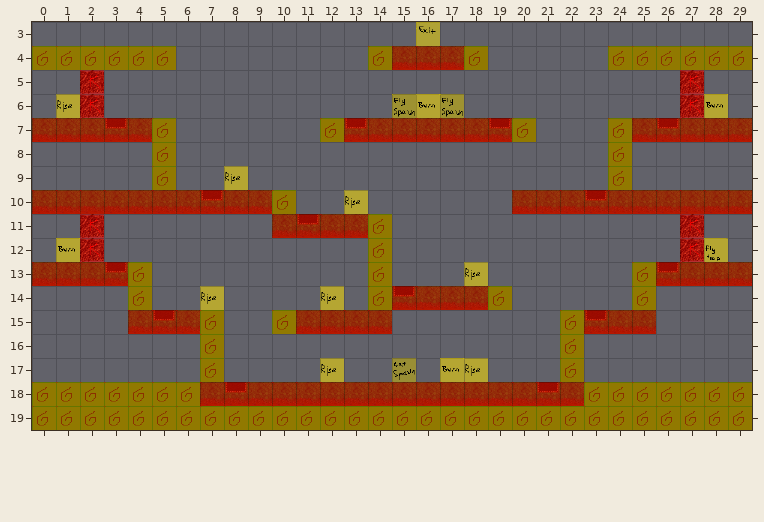
Tiled map (JSON): res/level/9.json. The picture above was drawn from the file before the commit.
Cells are 32x32 px. Shown: x 0..29, y 3..19. Tiles whose own drawing changed are shown in their newer look in all pictures.
New version:
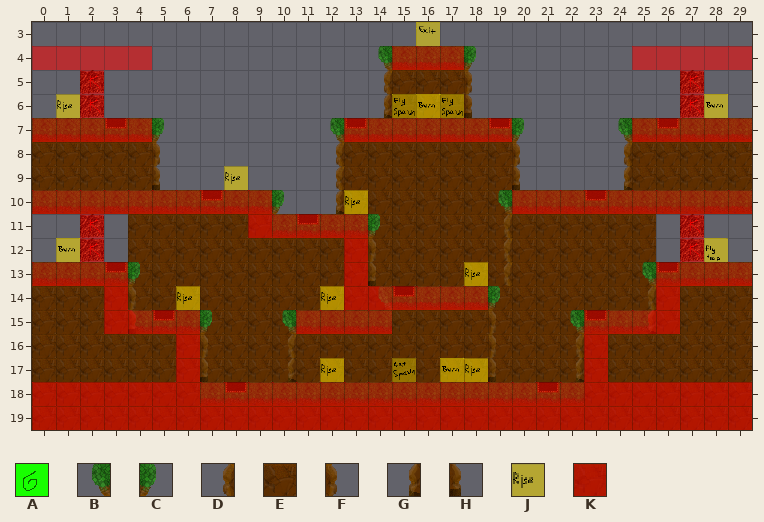
Key: from "tileset": A 0, B 22, C 24, D 42, E 43, F 44, G 62, H 64, J 394, K 399.
_ is an empty cell, . an unchanged one.
See-through tiles are keyed as they look on the map.
Difference:
--- layer "level"
@@ x 0..29 @@
- 4 AAAAAA........A...A.....AAAAAA
- 5 ...............___............
- 6 ...............___............
- 7 .....A......A.......A...A.....
- 8 _____A......._______....A_____
- 9 _____A......._______....A_____
-10 ..........A.._______..........
-11 ....______....A___________....
-12 ....__________A___________....
-13 ....A_________A__________A....
-14 ____A_________A....A_____A____
-15 ____...A__A...._______A...____
-16 _______A______________A_______
-17 _______A______________A_______
-18 AAAAAAA................AAAAAAA
-19 AAAAAAAAAAAAAAAAAAAAAAAAAAAAAA
+ 4 ______........_..._.....______
+ 5 ...............EEE............
+ 6 ...............EEE............
+ 7 ....._......_......._..._.....
+ 8 EEEEE_.......EEEEEEE...._EEEEE
+ 9 EEEEE_.......EEEEEEE...._EEEEE
+10 .........._..EEEEEEE..........
+11 ....EEEEEE....EEEEEEEEEEEE....
+12 ....EEEEEEEEEEEEEEEEEEEEEE....
+13 ....EEEEEEEEEEEEEEEEEEEEEE....
+14 EEEEEEEEEEEEEEE....EEEEEEEEEEE
+15 EEEE...EEEE....EEEEEEEE...EEEE
+16 EEEEEEEEEEEEEEEEEEEEEEEEEEEEEE
+17 EEEEEEEEEEEEEEEEEEEEEEEEEEEEEE
+18 EEEEEEE................EEEEEEE
+19 EEEEEEEEEEEEEEEEEEEEEEEEEEEEEE
--- layer "detail"
@@ x 4..25 @@
- 4 .........._..._.......
- 5 .........._..._.......
- 6 .........._..._.......
- 7 ._......_......._..._.
- 8 ._......_......._..._.
- 9 ._......_......._..._.
-10 ......_._......_......
-11 .........._...._......
-12 .........._...._......
-13 _........._...._....._
-14 _........._...._....._
-15 _.._.._........_.._.._
-16 ..._.._........_.._...
-17 ..._.._........_.._...
+ 4 ..........B...C.......
+ 5 ..........D...F.......
+ 6 ..........G...H.......
+ 7 .C......B.......C...B.
+ 8 .F......D.......F...D.
+ 9 .H......D.......H...G.
+10 ......C.G......B......
+11 ..........C....D......
+12 ..........F....D......
+13 C.........H....D.....B
+14 F.........B....C.....D
+15 H..C..B........F..B..G
+16 ...F..D........F..D...
+17 ...H..G........H..G...
--- layer "spawns"
@@ x 6..7 @@
-14 _J
+14 J_
--- layer "collision"
@@ x 5..24 @@
- 4 K........K...K.....K
+ 4 _........_..._....._
@@ x 3..26 @@
- 7 ..K......K.......K...K..
- 8 ..K..................K..
- 9 ..K..................K..
-10 .......K................
-11 ......_....K............
-12 .........._K............
-13 .K........_K..........K.
-14 _K........_.....K.....K_
-15 _...K..K...........K..._
-16 ..._K..............K_...
-17 ..._K..............K_...
+ 7 .._......_......._..._..
+ 8 .._.................._..
+ 9 .._.................._..
+10 ......._................
+11 ......K...._............
+12 ..........K_............
+13 ._........K_.........._.
+14 K_........K....._....._K
+15 K..._.._..........._...K
+16 ...K_.............._K...
+17 ...K_.............._K...
Where, in picture pixels (left, top, right, bottom), the same in both pictures:
removed: (32, 46, 176, 70)
changed: (368, 46, 488, 118)
removed: (608, 46, 752, 70)
changed: (32, 118, 752, 430)
